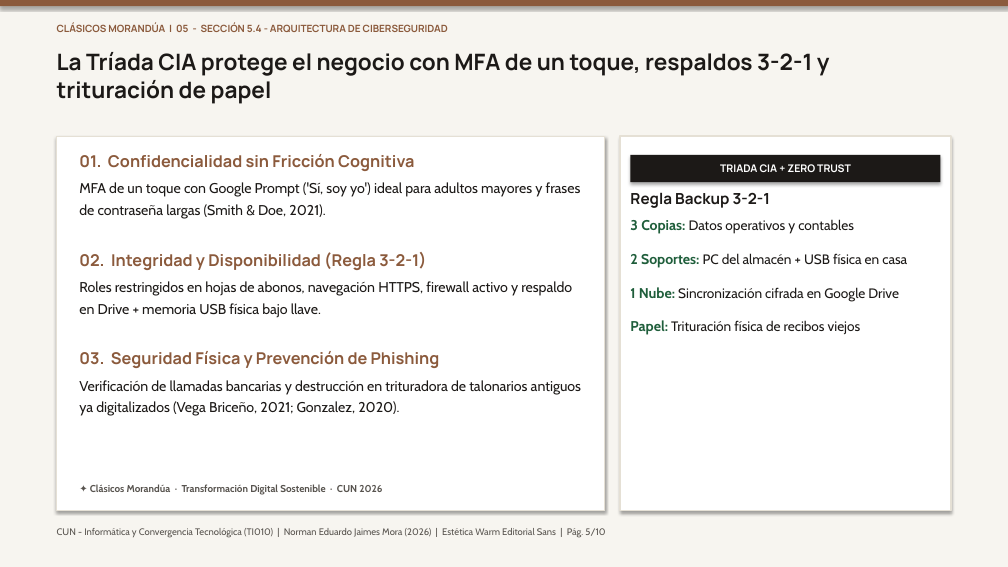
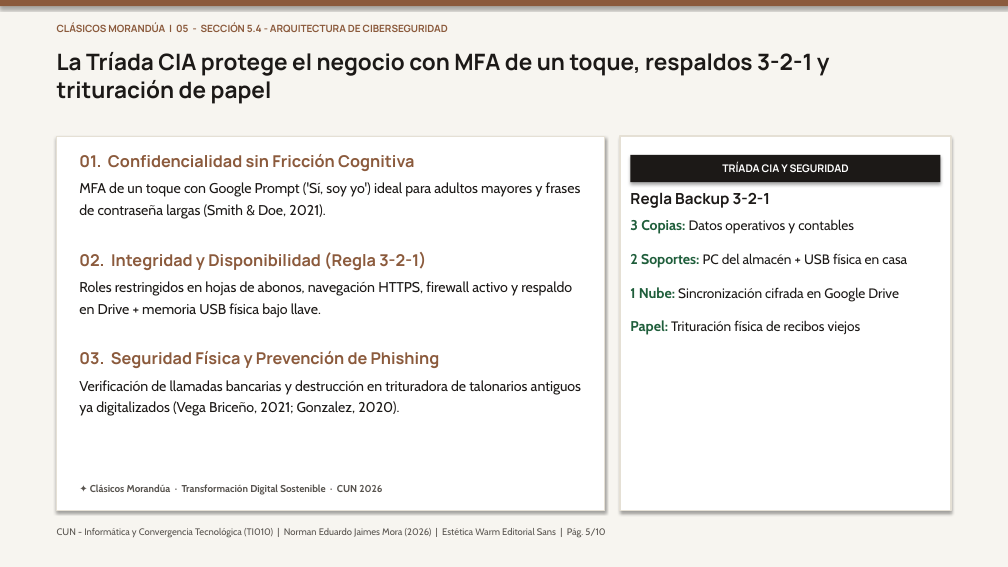
Before and after one commit to TheNormanJames/CUN-Informatica-y-convergencia, a slide deck: slide 5 of docs/ProyectoFinal_Norman_Jaimes.pptx. Drawn at 1008x567 pixels with LibreOffice and Linux fonts; fonts in the diff are those of the drawing. Boxes give left, top, right and bottom in pixels: in the first picture for what was removed or moved away, otherwise in the second. Text is boxed around its words. In the diff, an @@ line names an element or a change of style, - is before the commit and + after.

```diff
--- a/docs/ProyectoFinal_Norman_Jaimes.pptx
+++ b/docs/ProyectoFinal_Norman_Jaimes.pptx
@@ text in rectangle at (722, 163, 849, 172): text changed @@
-TRIADA CIA + ZERO TRUST
+TRÍADA CIA Y SEGURIDAD
```
Also in this commit, not shown: 7 other slides changed, 7 other files.
